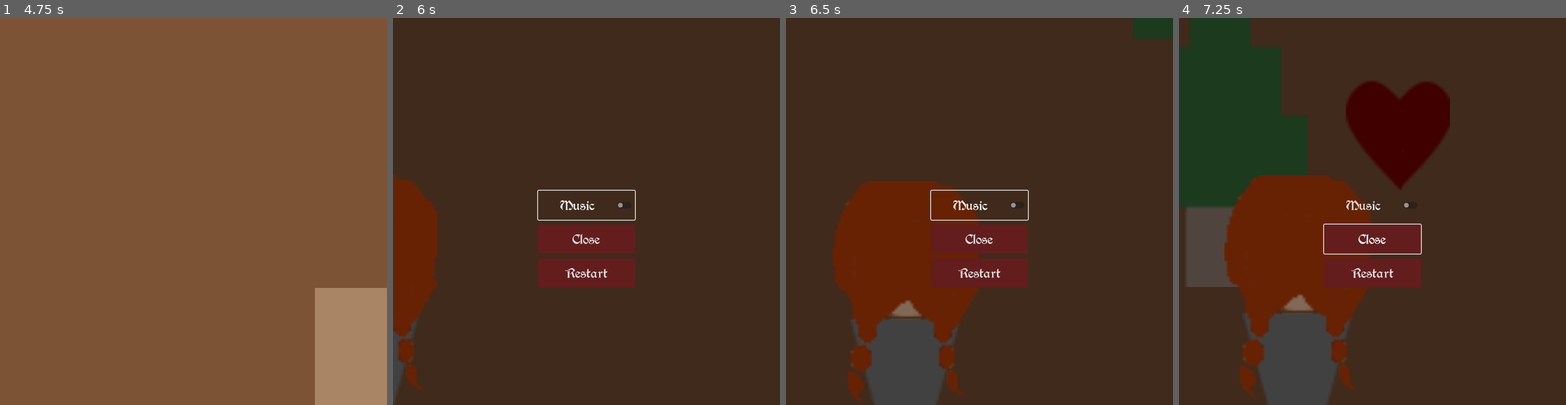
Above: before the commit, frames 1-4 (left to right).
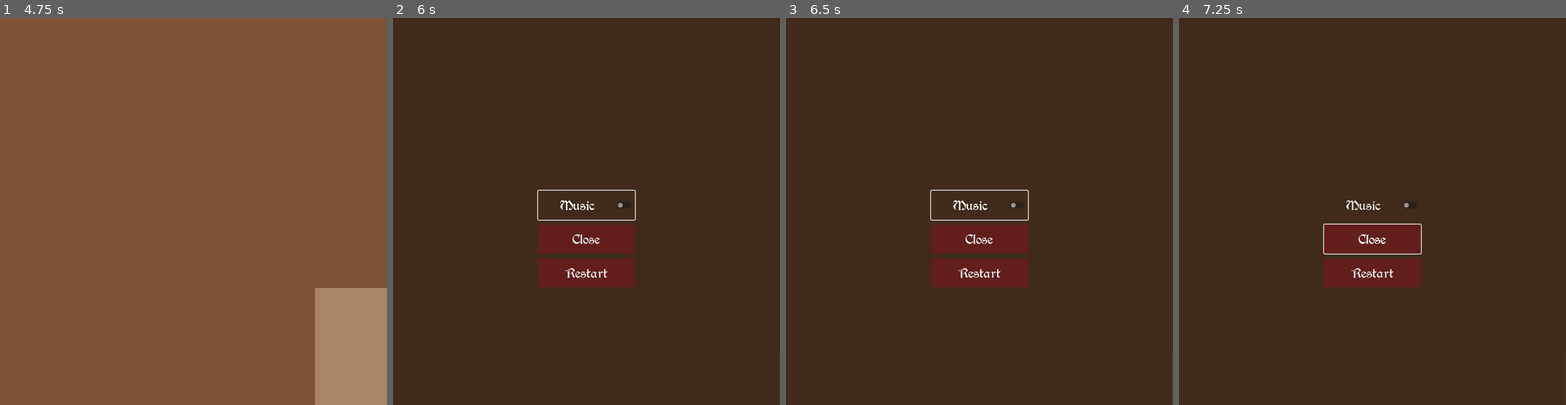
Above: after the commit, the same moments.

Repository: Ihmayor/journey_of_godot
Game: Godot game, scene res://SurvivorGame.tscn
Same seed, same stepped clock (60 frames per second), same inputs: the game is played once before the commit and once after it.
Inputs (mouse positions are in pixels of both pictures, inside the frame that each line leads up to):
- Up to frame 1 (4.75 s): click "Start" at 0.5 s; tap Enter at 1.25, 2.85 s; move the mouse to (278, 192) at 1.27 s; press the mouse at (278, 192) at 1.28 s; hold Tab (forward) 1.28-2.03 s; tap Space at 1.52, 2.27, 3.5, 3.77, 4.52 s; move the mouse to (116, 230) at 2.02 s; release the mouse at (116, 230) at 2.03 s; tap Shift at 2.1, 4.35 s; move the mouse to (232, 126) at 2.77 s; hold Tab (forward) 2.78-4.28 s; move the mouse to (174, 288) at 3.52 s; click (174, 288) at 3.6 s; move the mouse to (309, 269) at 4.27 s
- Up to frame 2 (6 s): tap Escape (pause) at 4.9 s; move the mouse to (470, 153) at 5.02 s; tap Enter at 5.1, 5.75 s; tap Space at 5.27 s; move the mouse to (605, 211) at 5.77 s; press the mouse at (605, 211) at 5.78 s
- Up to frame 3 (6.5 s): no input
- Up to frame 4 (7.25 s): move the mouse to (1314, 114) at 6.52 s; release the mouse at (1314, 114) at 6.53 s; hold Tab (forward) from 6.53 s (still down); tap Shift at 6.6 s

Frame 1 is identical in both runs. In frame 2, 4.3% of the frame differs, in the area x 0-12%, y 40-100%; in frame 3, 16%; in frame 4, 35%, in the area x 0-70%, y 0-100%.

Commit message:
Added SFX. Cleand up logic and some minor bugs.

Diff:
--- a/SurvivorGame.tscn
+++ b/SurvivorGame.tscn
@@ -1,7 +1,8 @@
-[gd_scene load_steps=18 format=3 uid="uid://x01gco3o4wph"]
+[gd_scene load_steps=19 format=3 uid="uid://x01gco3o4wph"]
 
 [ext_resource type="Script" path="res://survivor_game.gd" id="1_ldg0g"]
 [ext_resource type="PackedScene" uid="uid://78uko0txto53" path="res://characters/player.tscn" id="1_nhbjr"]
+[ext_resource type="PackedScene" uid="uid://g5mrvmkhln6g" path="res://UI/ui_sounds.tscn" id="2_fbq83"]
 [ext_resource type="PackedScene" uid="uid://bmho8hv4bwk0t" path="res://UI/letter_scroll.tscn" id="2_rcax5"]
 [ext_resource type="PackedScene" uid="uid://c5uaepyp3nb6" path="res://UI/custom_progress_bar.tscn" id="3_f8che"]
 [ext_resource type="PackedScene" uid="uid://6b43w5bxed88" path="res://trees/PineTree.tscn" id="3_gk28e"]
@@ -512,7 +513,7 @@
 anchor_top = -0.919144
 anchor_right = -0.0191693
 anchor_bottom = -0.919144
-offset_left = 88.0895
+offset_left = 88.0894
 offset_top = 1679.0
 offset_right = 726.089
 offset_bottom = 2203.0
@@ -557,6 +558,9 @@
 "": SubResource("AnimationLibrary_g8chr")
 }
 
+[node name="UISounds" parent="." instance=ExtResource("2_fbq83")]
+root_path = NodePath("../ScreenUI")
+
 [node name="BackgroundColor" type="CanvasLayer" parent="."]
 layer = -30
 
--- a/UI/credits_screen.tscn
+++ b/UI/credits_screen.tscn
@@ -43,7 +43,7 @@
 horizontal_alignment = 1
 
 [node name="RichTextLabel" type="RichTextLabel" parent="PanelContainer/CenterContainer/VBoxContainer"]
-custom_minimum_size = Vector2(700, 480)
+custom_minimum_size = Vector2(700, 540)
 layout_mode = 2
 theme_override_colors/default_color = Color(0, 0, 0, 1)
 bbcode_enabled = true
@@ -52,9 +52,13 @@
 Augusta - [i]Dieter Steffmann (dafont.com)[/i]
 
 [u][b][font size=26]Music/SFX[/font][/b][/u]
-Page Turn - Please Turn Over (PTO) - paper_turn_over.wav by flag2 -- https://freesound.org/s/63318/ -- License: Attribution 4.0
+-- License: Attribution 4.0
+Page Turn - Please Turn Over (PTO) - paper_turn_over.wav by flag2 -- https://freesound.org/s/63318/
 
-8bittownthemesong.wav by sunsetplanet -- https://freesound.org/s/559067/ -- License: Creative Commons 0
+ -- License: Creative Commons 0
+Button_Hover (mp3).mp3 by deadsillyrabbit -- https://freesound.org/s/251390/
+8bittownthemesong.wav by sunsetplanet -- https://freesound.org/s/559067/
+Switch - 8.wav by SpaceJoe -- https://freesound.org/s/484072/
 
 [u][b][font size=26]Misc Help[/font][/b][/u]
 GDQuest
--- a/UI/in_game_screen.tscn
+++ b/UI/in_game_screen.tscn
@@ -3,7 +3,6 @@
 [ext_resource type="Script" path="res://UI/in_game_screen.gd" id="1_vn3ww"]
 
 [node name="InGame" type="CanvasLayer"]
-visible = false
 script = ExtResource("1_vn3ww")
 
 [node name="ColorRect" type="ColorRect" parent="."]
@@ -22,12 +21,13 @@
 anchor_top = 0.5
 anchor_right = 0.5
 anchor_bottom = 0.5
-offset_left = -299.5
-offset_top = -68.5
-offset_right = 299.5
-offset_bottom = 68.5
+offset_left = -299.0
+offset_top = -188.0
+offset_right = 300.0
+offset_bottom = 303.0
 grow_horizontal = 2
 grow_vertical = 2
 theme_type_variation = &"HeaderLarge"
 theme_override_font_sizes/font_size = 100
 text = "GAME OVER "
+autowrap_mode = 2
--- a/UI/screen_ui.tscn
+++ b/UI/screen_ui.tscn
@@ -26,11 +26,13 @@
 [node name="GameOverScreen" parent="." instance=ExtResource("2_38nra")]
 unique_name_in_owner = true
 process_mode = 3
+visible = false
 screen_message = "GAME OVER"
 
 [node name="WinScreen" parent="." instance=ExtResource("2_38nra")]
 unique_name_in_owner = true
 process_mode = 3
+visible = false
 screen_message = "CONGRATZ! YOU WON!"
 
 [node name="CreditsScreen" parent="." instance=ExtResource("4_0aa15")]
--- /dev/null
+++ b/UI/ui_sounds.tscn
@@ -0,0 +1,6 @@
+[gd_scene load_steps=2 format=3 uid="uid://g5mrvmkhln6g"]
+
+[ext_resource type="Script" path="res://ui_sounds.gd" id="1_4axyt"]
+
+[node name="UISounds" type="Node"]
+script = ExtResource("1_4axyt")
--- a/UI/win_screen.tscn
+++ b/UI/win_screen.tscn
@@ -1,7 +1,6 @@
 [gd_scene format=3 uid="uid://bhctdm5xt1cim"]
 
 [node name="WinScreen" type="CanvasLayer"]
-visible = false
 
 [node name="ColorRect" type="ColorRect" parent="."]
 anchors_preset = 15
--- a/default_bus_layout.tres
+++ b/default_bus_layout.tres
@@ -1,3 +1,9 @@
-[gd_resource type="AudioBusLayout" format=3 uid="uid://c0r1synmqj70v"]
+[gd_resource type="AudioBusLayout" format=3 uid="uid://bd1enjt204uem"]
 
 [resource]
+bus/1/name = &"UI"
+bus/1/solo = false
+bus/1/mute = false
+bus/1/bypass_fx = false
+bus/1/volume_db = 1.05827
+bus/1/send = &"Master"
--- a/intro_cutscene_camera.gd
+++ b/intro_cutscene_camera.gd
@@ -1,4 +1,5 @@
 extends Camera2D
 
 func on_intro_complete(_anim_name: StringName):
+	get_parent().visible = false
 	queue_free()
--- a/survivor_game.gd
+++ b/survivor_game.gd
@@ -38,12 +38,20 @@
 func start_game_loop():
 	%MobTimer.start()
 	%InGameUI.visible = true
+	get_tree().paused = false
 	game_start.emit()
 
 func pause_game():
-	if %InGameUI.visible:
+	if %CutScene.visible:
+		if %CutSceneAnimationPlayer.is_playing():
+			print("stop")
+			%CutSceneAnimationPlayer.pause()
+		else:
+			print("resume")
+			%CutSceneAnimationPlayer.play()
+	elif %InGameUI.visible:
+		print("what")
 		get_tree().paused = !get_tree().paused
-
 
 func _on_intro_scene_complete(_anim_name: StringName):
 	start_game_loop()
--- /dev/null
+++ b/ui_sounds.gd
@@ -0,0 +1,34 @@
+extends Node
+
+@export var root_path : NodePath
+
+@onready var sounds = {
+	&"UI_Click": AudioStreamPlayer.new(),
+	&"UI_Hover": AudioStreamPlayer.new(),
+	&"UI_Toggle": AudioStreamPlayer.new(),
+}
+
+func _ready():
+	assert(root_path != null, "Empty root path for UI!")
+	#Load sounds from SFX folder
+	for i in sounds.keys():
+		sounds[i].stream = load("res://music/SFX/" + str(i) + ".wav")
+		#assign output mixerbus
+		sounds[i].bus = &"UI"
+		add_child(sounds[i])
+	install_sounds(get_node(root_path))
+
+func install_sounds(node :Node):
+	for i in node.get_children():
+		if i is Button:
+			if i is CheckButton:
+				i.pressed.connect(func(): ui_sfx_play(&"UI_Toggle"))
+			else:
+				i.pressed.connect(func(): ui_sfx_play(&"UI_Click"))
+			i.mouse_entered.connect(func(): ui_sfx_play(&"UI_Hover"))#
+
+		#recursive call
+		install_sounds(i)
+
+func ui_sfx_play(sound : StringName):
+	sounds[sound].play()
Binary file added: UI/Game_Logo.png
Not shown, added: UI/Game_Logo.png.import
Not shown, changed: UI/credits.txt
Not shown, added: music/SFX/UI_Click.wav.import
Not shown, added: music/SFX/UI_Hover.mp3.import
Not shown, added: music/SFX/UI_Hover.wav.import
Not shown, added: music/SFX/UI_Toggle.wav.import
Not shown, changed: .gitignore
Not shown, changed: game.exe
Not shown, changed: game.pck
Not shown, added: music/SFX/UI_Click.wav
Not shown, added: music/SFX/UI_Hover.mp3
(and 2 more such lines)
